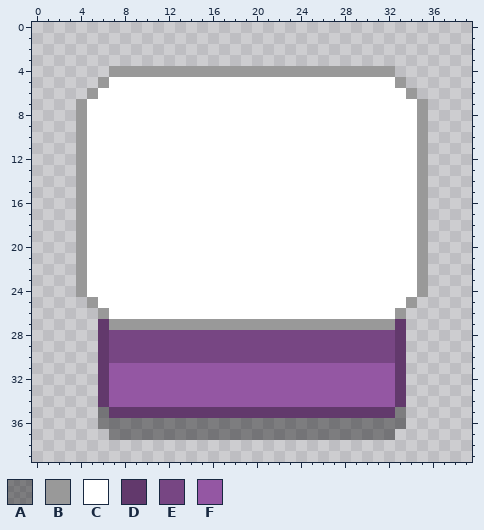
Pixel-art file, stored at Tester/Assets/Images/Props/Tables/SingleTable.ase. The first picture shows the starting point.
40x40 pixels, 1 frame.
Palette (. is transparent): A #00000063  B #999999  C #ffffff  D #62396c  E #774683  F #9457a3
And afterwards:
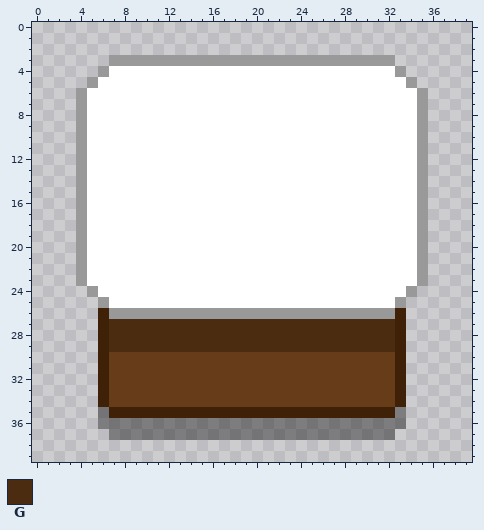
Colours new in this view: G #4b2c11
What changed:
colour D: #62396c -> #3f2107
colour F: #9457a3 -> #663d18
Changed rows in their new state; - is a pixel that keeps its letter.
Layer "Layer 1":
first column x 4:
 3 ---BBBBBBBBBBBBBBBBBBBBBBBBBB---
 4 --BCCCCCCCCCCCCCCCCCCCCCCCCCCB--
 5 -BC--------------------------CB-
 6 BC----------------------------CB
first column x 4:
24 .B----------------------------B.
25 -.B--------------------------B.-
26 --DBBBBBBBBBBBBBBBBBBBBBBBBBBD--
27 ---GGGGGGGGGGGGGGGGGGGGGGGGGG---
28 ---GGGGGGGGGGGGGGGGGGGGGGGGGG---
29 ---GGGGGGGGGGGGGGGGGGGGGGGGGG---
30 ---FFFFFFFFFFFFFFFFFFFFFFFFFF---
Changed places in both pictures, as pixel boxes (x1, y1, x2, y2):
changed: (76, 55, 428, 99)
changed: (76, 286, 428, 418)
